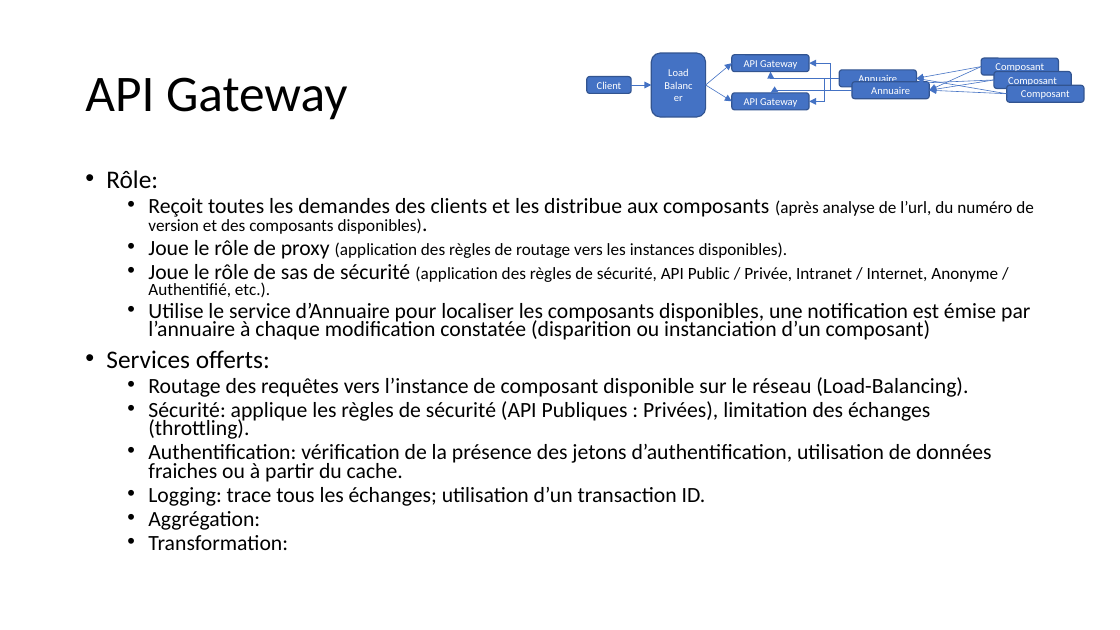
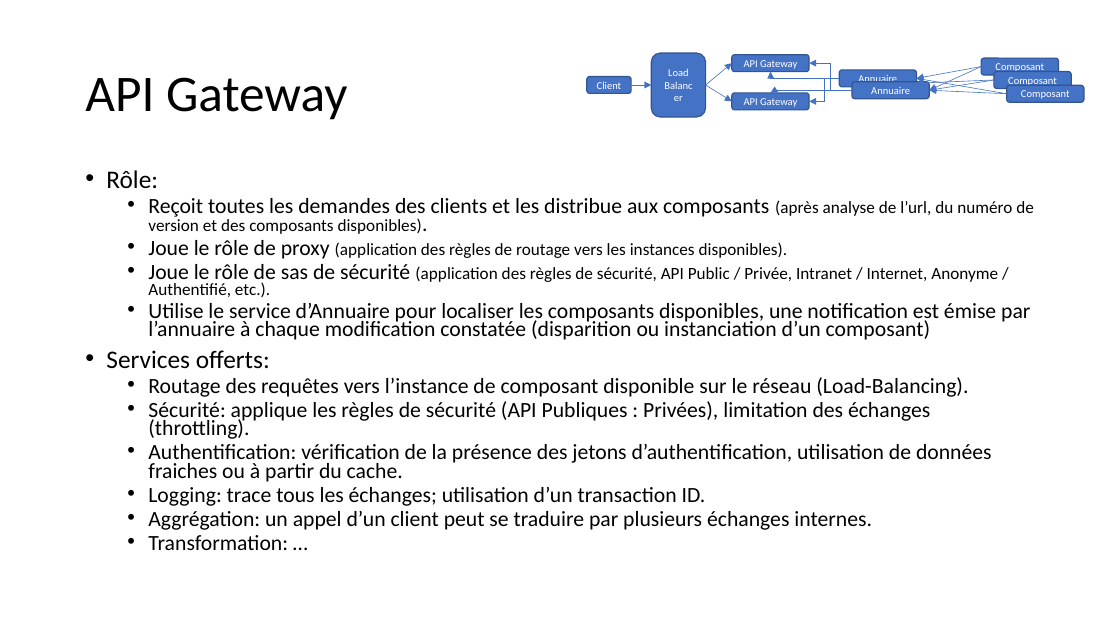
Before and after one commit to apulcino/MSAFO, a slide deck: slide 8 of maquette.pptx. Drawn at 1120x630 pixels with LibreOffice and Linux fonts; fonts in the diff are those of the drawing. Boxes give left, top, right and bottom in pixels: in the first picture for what was removed or moved away, otherwise in the second. Text is boxed around its words. In the diff, an @@ line names an element or a change of style, - is before the commit and + after.

```diff
--- a/maquette.pptx
+++ b/maquette.pptx
@@ text at (x1=148, y1=511, x2=872, y2=550): text changed @@
-  • Aggrégation:
-  • Transformation:
+  • Aggrégation: un appel d’un client peut se traduire par plusieurs échanges internes.
+  • Transformation: …
```
Also in this commit, not shown: 11 other slides changed.
